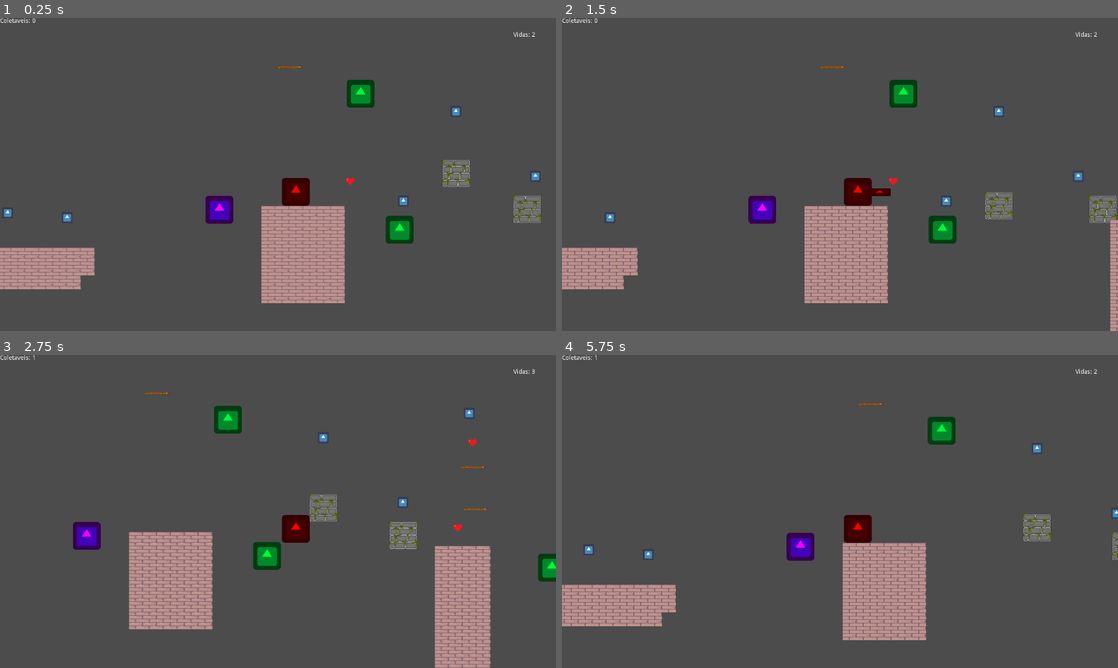
Above: before the commit, frames 1-4 (two rows, left to right).
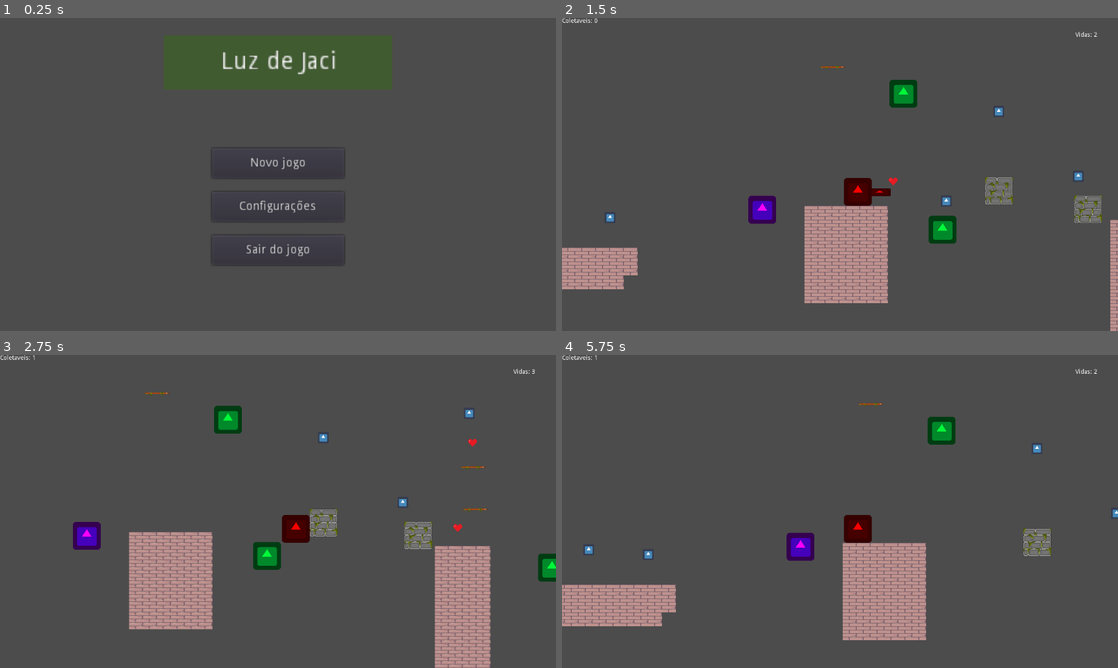
Above: after the commit, the same moments.

Repository: gjpp-go-dot/naia-game
Game: Godot game, scene res://scenes/Menus e utilitarios/Menu.tscn
Two runs of this game, one before a commit and one after it. Both use one fixed random seed, a clock stepped at 60 frames per second and the inputs below. Before the commit the project starts from res://scenes/Main.tscn. The engine's default icon, where the game draws it, is replaced by a stand-in: a white triangle on a blue panel in a dark square. Sound files missing from this copy of the repository are replaced by a short silence.
Inputs (mouse positions are in pixels of both pictures, inside the frame that each line leads up to):
- Up to frame 1 (0.25 s): no input
- Up to frame 2 (1.5 s): click (840, 161) at 0.5 s, where only the run after the commit has a clickable "Novo jogo"; tap Enter (ui_accept) at 1.25 s; move the mouse to (962, 158) at 1.27 s; hold Right (ui_right) from 1.28 s (still down)
- Up to frame 3 (2.75 s): keep holding Right (ui_right); tap Enter (ui_accept) at 1.52, 2.27 s; move the mouse to (166, 527) at 2.02 s
- Up to frame 4 (5.75 s): move the mouse to (895, 442) at 2.77 s; release Right (ui_right) at 2.78 s; hold Left (ui_left) 2.78-3.53 s; move the mouse to (812, 574) at 3.52 s; hold Right (ui_right) 3.53-5.03 s; tap Enter (ui_accept) at 3.77, 4.52, 5.27 s; move the mouse to (1006, 558) at 4.27 s; move the mouse to (673, 464) at 5.02 s; hold Left (ui_left) from 5.03 s (still down)

The runs differ from the first frame. In frame 1, 17% of the frame differs, in the area x 0-98%, y 0-92%; in frame 2, 0.9%; in frame 3, 0.9%; in frame 4, 0.5%.

Commit message:
Merge bem sucedido

Diff:
--- a/project.godot
+++ b/project.godot
@@ -11,12 +11,13 @@
 [application]
 
 config/name="Game"
-run/main_scene="res://scenes/Main.tscn"
+run/main_scene="res://scenes/Menus e utilitarios/Menu.tscn"
 config/icon="res://assets/icon.png"
 
 [autoload]
 
 Global="*res://src/Global.gd"
+GlobalOpcoes="*res://src/Menus/GlobalOpcoes.gd"
 
 [display]
 
--- a/scenes/Main.tscn
+++ b/scenes/Main.tscn
@@ -18,6 +18,7 @@
 [ext_resource path="res://assets/grasss.png" type="Texture" id=16]
 [ext_resource path="res://assets/block.png" type="Texture" id=17]
 [ext_resource path="res://assets/grass2.png" type="Texture" id=18]
+[ext_resource path="res://scenes/Menus e utilitarios/Pausa.tscn" type="PackedScene" id=19]
 
 [sub_resource type="ConvexPolygonShape2D" id=1]
 points = PoolVector2Array( 0, 0, 32, 0, 32, 32, 0, 32 )
@@ -568,7 +569,7 @@
 23/z_index = 0
 
 [sub_resource type="RectangleShape2D" id=3]
-extents = Vector2( 26, 64 )
+extents = Vector2( 72.5, 1.25 )
 
 [node name="Node2D" type="Node2D"]
 modulate = Color( 0.976471, 0.976471, 0.976471, 1 )
@@ -595,6 +596,8 @@
 
 [node name="Hud" parent="." instance=ExtResource( 8 )]
 
+[node name="Popup" parent="Hud" instance=ExtResource( 19 )]
+
 [node name="horizontal" parent="." instance=ExtResource( 3 )]
 position = Vector2( 490, 292 )
 
@@ -674,7 +677,7 @@
 position = Vector2( 719, 107 )
 
 [node name="adversario_jacare" parent="." instance=ExtResource( 6 )]
-position = Vector2( 1461, 597 )
+position = Vector2( 1461, 585 )
 
 [node name="adversario" parent="." instance=ExtResource( 15 )]
 position = Vector2( 1894, 465 )
@@ -693,7 +696,7 @@
 collision_mask = 0
 
 [node name="CollisionShape2D" type="CollisionShape2D" parent="Dialogo"]
-position = Vector2( -1, -2 )
+position = Vector2( -22, 67.25 )
 shape = SubResource( 3 )
 
 [connection signal="body_entered" from="Dialogo" to="NPC_texto" method="_on_Area2D_body_entered"]
--- a/scenes/Menus e utilitarios/Menu.gd
+++ b/scenes/Menus e utilitarios/Menu.gd
@@ -22,4 +22,4 @@
 
 
 func _on_Novo_pressed():
-	get_tree().change_scene("res://scenes/Menus e utilitarios/Teste.tscn")
+	get_tree().change_scene("res://scenes/Main.tscn")
--- a/src/Fases/Main.gd
+++ b/src/Fases/Main.gd
@@ -2,23 +2,23 @@
 
 func _ready():
 	$ambientalfx.play()
-	if Global.checkpoint[0][0]:
-		$personagem.position = Vector2(-7,245)
-	elif Global.checkpoint[0][1]:
-		$personagem.position = Vector2(1518,500)
+#	if Global.checkpoint[0][0]:
+#		$personagem.position = Vector2(-7,245)
+#	elif Global.checkpoint[0][1]:
+#		$personagem.position = Vector2(1518,500)
 
 func _process(delta):
 	$ambientalfx.volume_db = GlobalOpcoes.controlMusic(-5,-55)
 
 
-func _on_Check1_area_entered(area):
-	Global.checkpoint[0][0] = true
-
-
-func _on_Check2_area_entered(area):
-	Global.checkpoint[0][0] = false
-	Global.checkpoint[0][1] = true
-
+#func _on_Check1_area_entered(area):
+#	Global.checkpoint[0][0] = true
+#
+#
+#func _on_Check2_area_entered(area):
+#	Global.checkpoint[0][0] = false
+#	Global.checkpoint[0][1] = true
+#
 
 
 
--- a/src/Fases/Teste.gd
+++ b/src/Fases/Teste.gd
@@ -1,9 +1,9 @@
 extends Node2D
 
 
-func _ready():
-	if Global.checkpoint[1][0]:
-		$personagem.position = Vector2(641,245)
+#func _ready():
+#	if Global.checkpoint[1][0]:
+#		$personagem.position = Vector2(641,245)
 
 
 func _on_Death_area_entered(area):
--- a/src/Global.gd
+++ b/src/Global.gd
@@ -4,3 +4,4 @@
 var trampoline = false
 var textbox = 0
 var attack = false
+var checkpoint = []
--- a/src/Menus/Menu.gd
+++ b/src/Menus/Menu.gd
@@ -22,4 +22,4 @@
 
 
 func _on_Novo_pressed():
-	get_tree().change_scene("res://scenes/Fases/Fase1.tscn")
+	get_tree().change_scene("res://scenes/Main.tscn")
--- a/src/caixa_texto.gd
+++ b/src/caixa_texto.gd
@@ -17,68 +17,9 @@
 
 #fila de textos
 func _txt():
-	if id_npc == 0:
-		print("Estado inicial: State.PRONTO")
+	if id_npc == 1:
 		hide_textbox()
-		fila_texto("???: Olá, Presidente! Aperte a barra de espaço para continuar falando comigo")
-		fila_texto("???: Senhor presidente? qual o motivo de sua visita à nossa cidade?")
-		fila_texto("Presidente: Presidente? onde eu estou????")
-		fila_texto("???: Mas hoje é primeiro dia do seu mandato, não lembra?")
-		fila_texto("Presidente: Pare com essas brincadeiras, onde eu estou e quem é você?")
-		fila_texto("???: Oh, desculpe por não me apresentar, meu nome é Ana")
-		fila_texto("Ana: Você é o presidente, acho que seu problema de memória te afetou novamente...")
-		fila_texto("Presidente: É, eu realmente tenho problema de memória, acho que tinha esquecido disso também...")
-		fila_texto("Ana: Senhor presidente, mesmo com memória ou não, noss país está cheio de problemas e você deve trabalhar duro para nos ajudar....")
-		fila_texto("Ana: Que tal começar pela nossa cidade?")
-
-	if id_npc == 1:
-		print("Estado inicial: State.PRONTO leleo")
-		hide_textbox()
-		fila_texto("jacare: oi piranha")
-		print("aioablin")
-	if id_npc == 2:
-		print("Estado inicial: State.PRONTO")
-		hide_textbox()
-		fila_texto("Joana: Eu adoro comprar neste mercado!")
-		fila_texto("Joana: É uma pena que os preços estejam tão caros ultimamente...")
-		fila_texto("Joana: No fundo do mercado você pode conferir como os preços estão absurdos ")
-	elif id_npc == 2 and Global.indexMercado == 17:
-		print("Estado inicial: State.PRONTO")
-		hide_textbox()
-		fila_texto("Joana: Muito obrigado por resolver nosso problema, presidente!")
-	if id_npc == 3:
-		print("Estado inicial: State.PRONTO")
-		hide_textbox()
-		fila_texto("Pablo: Oi! está perdendo muitos pontos durante as problemáticas?")
-		fila_texto("Pablo: Caso deseje tentar recuperar seus pontos, entre na porta ao lado e jogue o minigame!")
-	if id_npc == 4 and Global.index >= 1:
-		hide_textbox()
-		fila_texto("Leo: Não sei qual foi seu resultado, mas continue procurando estes pontos de exclamação vermelhos e tente responder da melhor forma")
-	elif id_npc == 4:
-		print("Estado inicial: State.PRONTO")
-		hide_textbox()
-		fila_texto("Leo: Quando você encontrar estes pontos de exclamação vermelhos, é possivel entrar no edificio em questão para resolver uma problematica.")
-		fila_texto("Leo: Olha só, parece que temos um objetivo logo ao nosso lado!")
-		fila_texto("Leo: Porque não entra para conferir?")
-	if id_npc == 5:
-		print("Estado inicial: State.PRONTO")
-		hide_textbox()
-		fila_texto("Thainá: Olá presidente, estamos passando por diversos problemas em nossa escola...")
-		fila_texto("Thainá: Gostaria de entrar para nos ajudar, certo?")
-		fila_texto("Thainá: Vá a porta ao meu lado.")
-	if id_npc == 6:
-		print("Estado inicial: State.PRONTO")
-		hide_textbox()
-		fila_texto("Mario: Olá senhor presidente")
-		fila_texto("Mario: Sou o prefeito desta cidade!")
-		fila_texto("Mario: Precisamos de conversar, sente-se na cadeira, por favor!")
-	if id_npc == 7:
-		print("Estado inicial: State.PRONTO")
-		hide_textbox()
-		fila_texto("Eliza: Olá senhor presidente")
-		fila_texto("Eliza: Preciso da sua ajuda para orientar os alunos da nossa escola!")
-		fila_texto("Eliza: Sente-se na cadeira porque já vamos começar nossa aula.")
-
+		fila_texto("Siga em frente para conhecer Jaci")
 #mostrar textos e alterar os estados da text box enquanto os textos são lidos
 func _process(delta):
 	match estado_atual:
Not shown: 1 places in scenes/Main.tscn that only renumber resources
